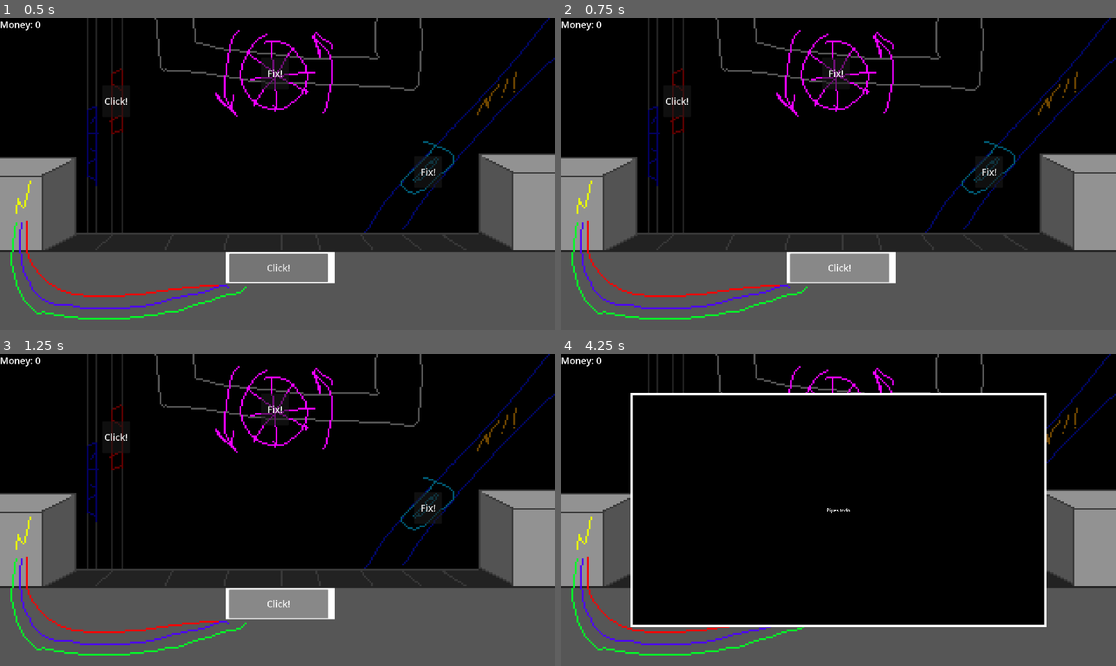
Above: before the commit, frames 1-4 (two rows, left to right).
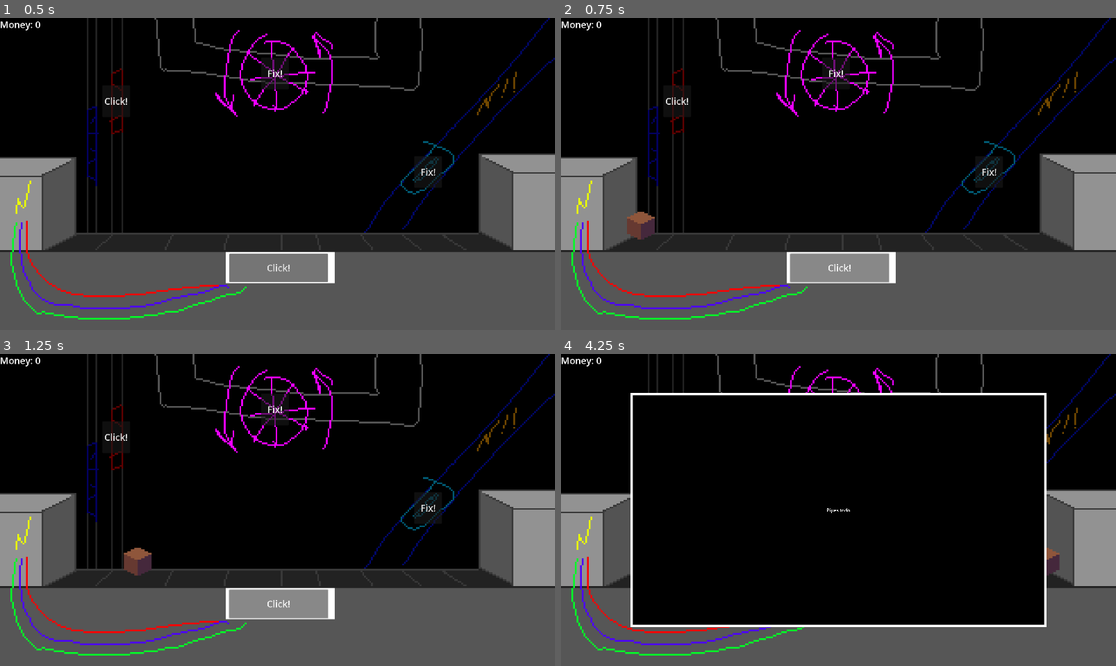
Above: after the commit, the same moments.

Repository: BrokenAlias/ClickerPrototype0
Game: Godot game, scene res://scenes/main.tscn
Same seed, same stepped clock (60 frames per second), same inputs: the game is played once before the commit and once after it.
Inputs:
- Up to frame 1 (0.5 s): no input
- Up to frame 2 (0.75 s): click "Click!" at 0.5 s
- Up to frame 3 (1.25 s): no input
- Up to frame 4 (4.25 s): click "Click!" at 1.25 s; click "Fix!" at 2 s; click "Fix!" at 2.75 s; click "Click!" at 3.5 s

Frame 1 is identical in both runs. In frame 2, 0.3% of the frame differs, in the area x 11-17%, y 62-72%; in frame 3, 0.4%, in the area x 22-28%, y 62-72%; in frame 4, 0.2%.
Error before the commit: Invalid call. Nonexistent function 'instantiate' in base 'Resource (Item)'. (res://scripts/main.gd:56)

Commit message:
Fixed path, vanya retard

Diff:
--- a/scripts/main.gd
+++ b/scripts/main.gd
@@ -1,7 +1,7 @@
 extends Node
 
 
-const ITEM_DISPLAY = preload("res://resources/items/package.tres")
+const ITEM_DISPLAY = preload("res://scenes/item_display.tscn")
 
 
 @onready var money_label: Label = $Control/MoneyLabel
